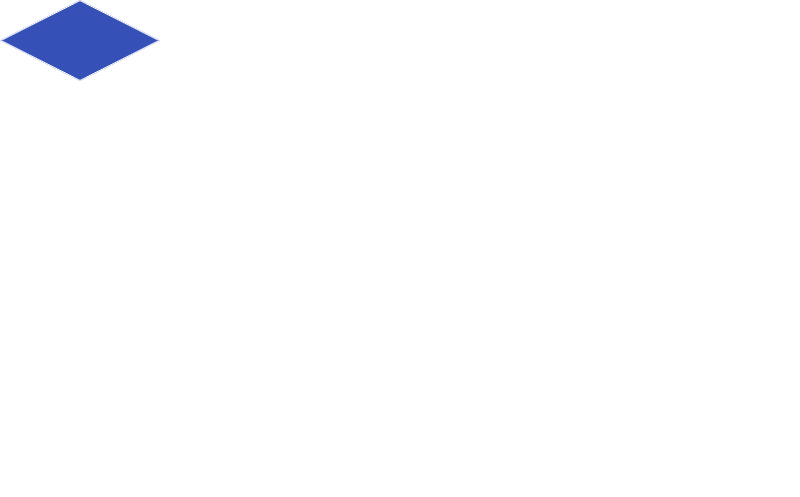
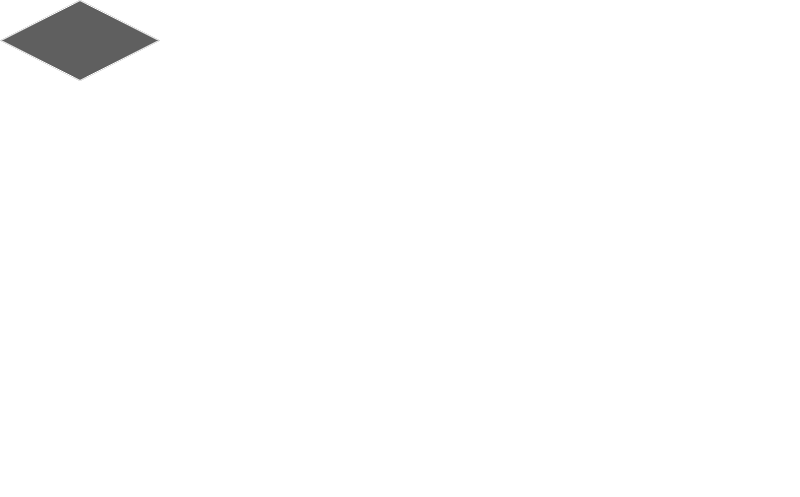
Layers edited between the first and the second 800x497 image:
painted on "tile_template" (29th of 29) over left=0, top=0, right=160, bottom=81
